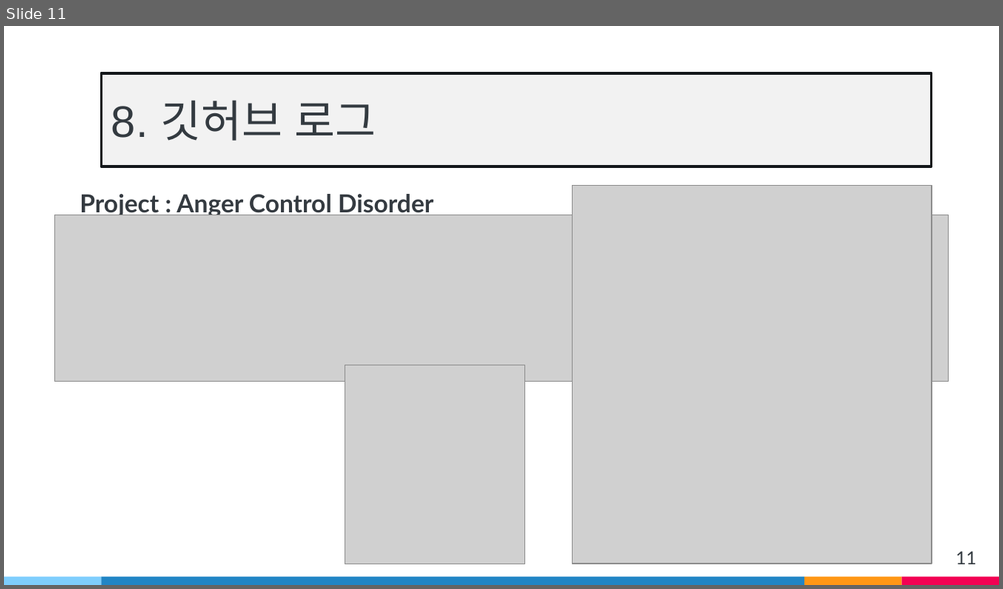
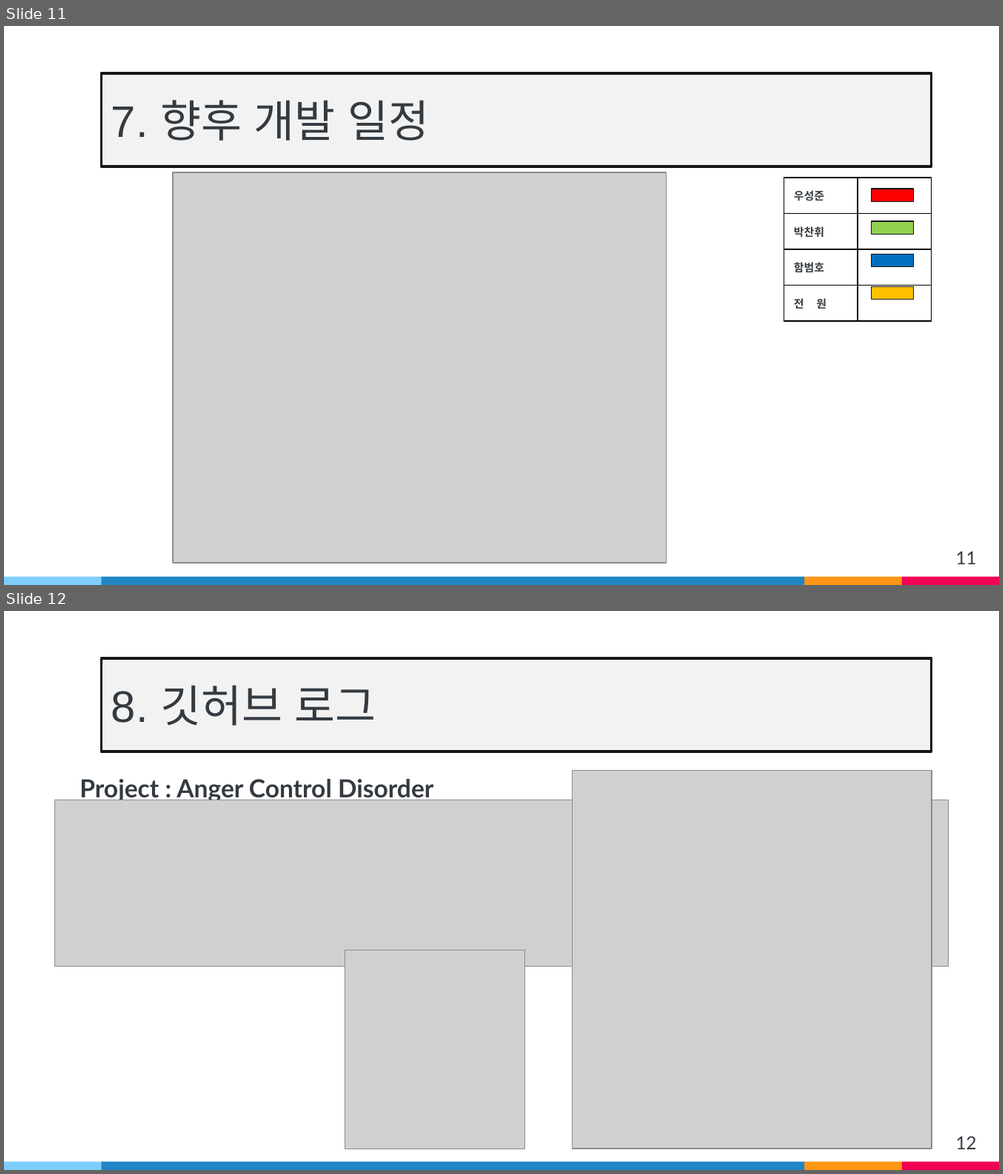
Before and after one commit to wsj2681/Anger_Control_Disoder, a slide deck: Capstone Design/발표자료/중간발표/v2.pptx. Shown one above the other, each under a label of ours: slide 11 before the commit, slides 11 and 12 after it. The pictures are 1003x589 and 1003x1174 pixels, drawn with LibreOffice and Linux fonts; fonts in the diff are those of the drawing; grey boxes stand for pictures. Boxes give left, top, right and bottom in pixels: in the first picture for what was removed or moved away, otherwise in the second. Text is boxed around its words. In the diff, an @@ line names an element or a change of style, - is before the commit and + after.

```diff
--- a/Capstone Design/발표자료/중간발표/v2.pptx
+++ b/Capstone Design/발표자료/중간발표/v2.pptx
@@ slide 11 added at [4,26,999,585], background #FFFFFF; not listed: 4 template elements that a slide beside it also shows @@
@@ rectangle added at [102,74,931,167], fill #F2F2F2, outline #13171A 2 pt, 32 pt, text #343A40 @@
+7. 향후 개발 일정
@@ picture added at [173,173,666,563] @@
@@ table added at [784,177,931,312], 4 rows, 2 columns @@
+우성준 | 
+박찬휘 | 
+함범호 | 
+전 원 | 
@@ rectangle added at [871,189,913,202], fill #FF0000, outline #13171A 0.75 pt @@
@@ rectangle added at [871,222,913,235], fill #92D050, outline #13171A 0.75 pt @@
@@ rectangle added at [871,254,913,266], fill #0070C0, outline #13171A 0.75 pt @@
@@ rectangle added at [871,286,913,300], fill #FFC000, outline #13171A 0.75 pt @@
@@ page number added at [956,551,976,565], 13 pt, text #343A40 @@
+11
@@ what was slide 11 is now slide 12 @@
@@ page number at [956,1136,976,1150]: text changed @@
-11
+12
```
Also in this commit, not shown: 6 slides changed, 1 other slide added, 2 other files.
